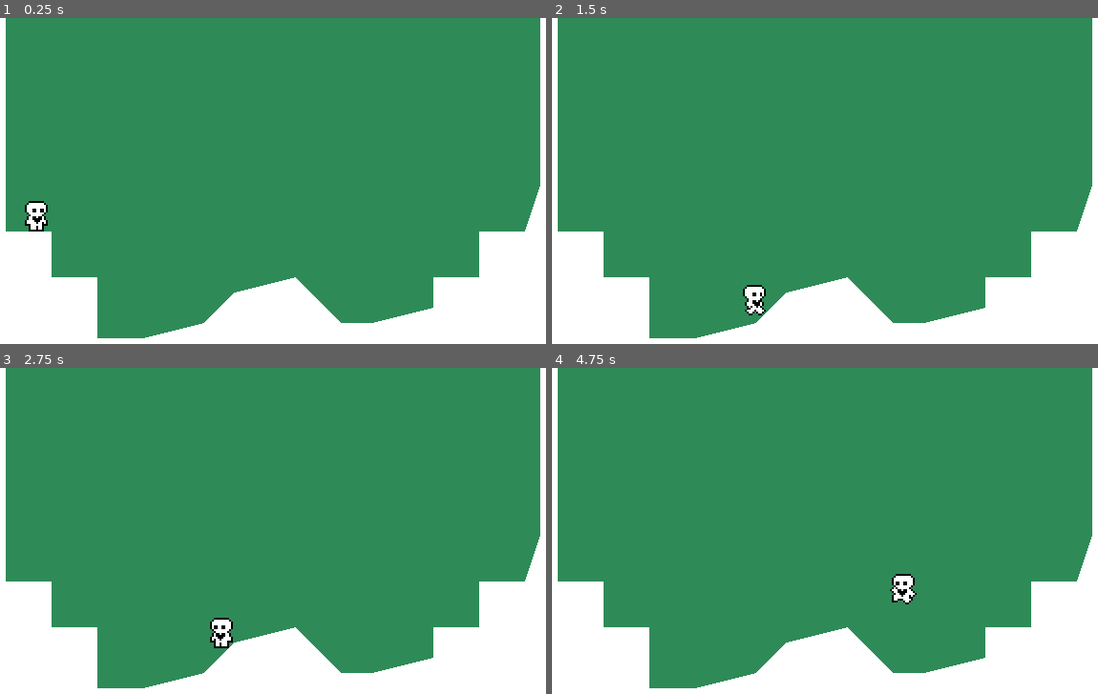
Above: before the commit, frames 1-4 (two rows, left to right).
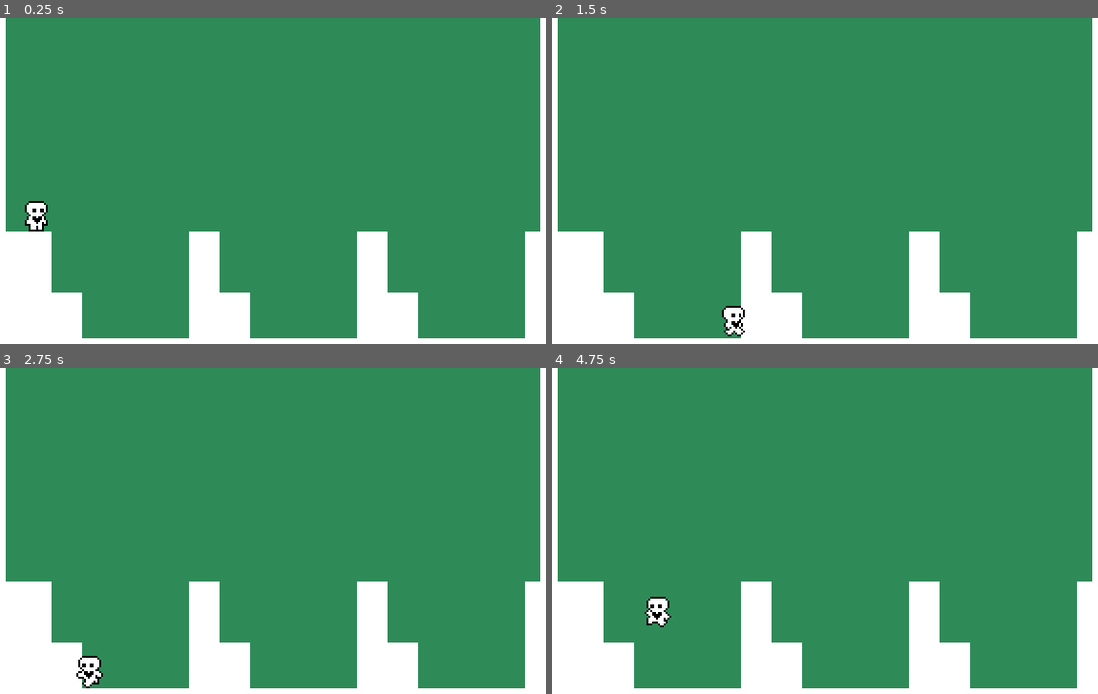
Above: after the commit, the same moments.

Repository: spencer-bao/heart-platformer-tutorial
Game: Godot game, scene res://world.tscn
The game is run twice, just before and just after one commit, with the same random seed, the same clock (stepped at 60 frames per second) and the same inputs.
Inputs:
- Up to frame 1 (0.25 s): no input
- Up to frame 2 (1.5 s): tap Enter (ui_accept) at 0.5, 0.77 s; hold Right (ui_right) from 0.53 s (still down)
- Up to frame 3 (2.75 s): tap Enter (ui_accept) at 1.52 s; release Right (ui_right) at 2.03 s; hold Left (ui_left) from 2.03 s (still down)
- Up to frame 4 (4.75 s): release Left (ui_left) at 2.78 s; hold Right (ui_right) 2.78-4.28 s; tap Enter (ui_accept) at 3.02, 3.77, 4.52 s; hold Left (ui_left) from 4.28 s (still down)

The runs differ from the first frame. In frame 1, 12% of the frame differs, in the area x 9-99%, y 51-99%; in frame 2, 12%; in frame 3, 12%; in frame 4, 12%.

Commit message:
finished tutorial 2

Diff:
--- a/player.gd
+++ b/player.gd
@@ -10,6 +10,7 @@
 var gravity = ProjectSettings.get_setting("physics/2d/default_gravity")
 
 @onready var animated_sprite_2d = $AnimatedSprite2D
+@onready var coyote_jump_timer = $CoyoteJumpTimer
 
 func _physics_process(delta):
 	apply_gravity(delta)
@@ -18,17 +19,22 @@
 	handle_acceleration(input_axis, delta)
 	apply_friction(input_axis, delta)
 	update_animations(input_axis)
+	var was_on_floor = is_on_floor()
 	move_and_slide()
+	var just_left_ledge = was_on_floor and not is_on_floor() and velocity.y >= 0
+	if just_left_ledge:
+		coyote_jump_timer.start()
+
 
 func apply_gravity(delta):
 	if not is_on_floor():
 		velocity.y += gravity * delta
 
 func handle_jump():
-	if is_on_floor():
+	if is_on_floor() or coyote_jump_timer.time_left > 0.0:
 		if Input.is_action_just_pressed("ui_accept"):
 			velocity.y = JUMP_VELOCITY
-	else:
+	if not is_on_floor():
 		if Input.is_action_just_released("ui_accept") and velocity.y < JUMP_VELOCITY / 2:
 			velocity.y = JUMP_VELOCITY / 2
 
--- a/player.tscn
+++ b/player.tscn
@@ -95,3 +95,7 @@
 [node name="CollisionShape2D" type="CollisionShape2D" parent="."]
 position = Vector2(0, -7.5)
 shape = SubResource("RectangleShape2D_skcwe")
+
+[node name="CoyoteJumpTimer" type="Timer" parent="."]
+wait_time = 0.1
+one_shot = true
--- a/world.tscn
+++ b/world.tscn
@@ -9,7 +9,7 @@
 [node name="StaticBody2D" type="StaticBody2D" parent="."]
 
 [node name="CollisionPolygon2D" type="CollisionPolygon2D" parent="StaticBody2D"]
-polygon = PackedVector2Array(0, 0, 0, 184, 320, 184, 320, 0, 296, 0, 296, 88, 288, 112, 264, 112, 264, 136, 240, 136, 240, 152, 208, 160, 192, 160, 168, 136, 136, 144, 120, 160, 88, 168, 64, 168, 64, 136, 40, 136, 40, 112, 16, 112, 16, 0)
+polygon = PackedVector2Array(0, 0, 0, 184, 320, 184, 320, 0, 296, 0, 296, 112, 288, 112, 288, 168, 232, 168, 232, 144, 216, 144, 216, 112, 200, 112, 200, 168, 144, 168, 144, 144, 128, 144, 128, 112, 112, 112, 112, 168, 56, 168, 56, 144, 40, 144, 40, 112, 16, 112, 16, 0)
 
 [node name="Polygon2D" type="Polygon2D" parent="StaticBody2D/CollisionPolygon2D"]
 
